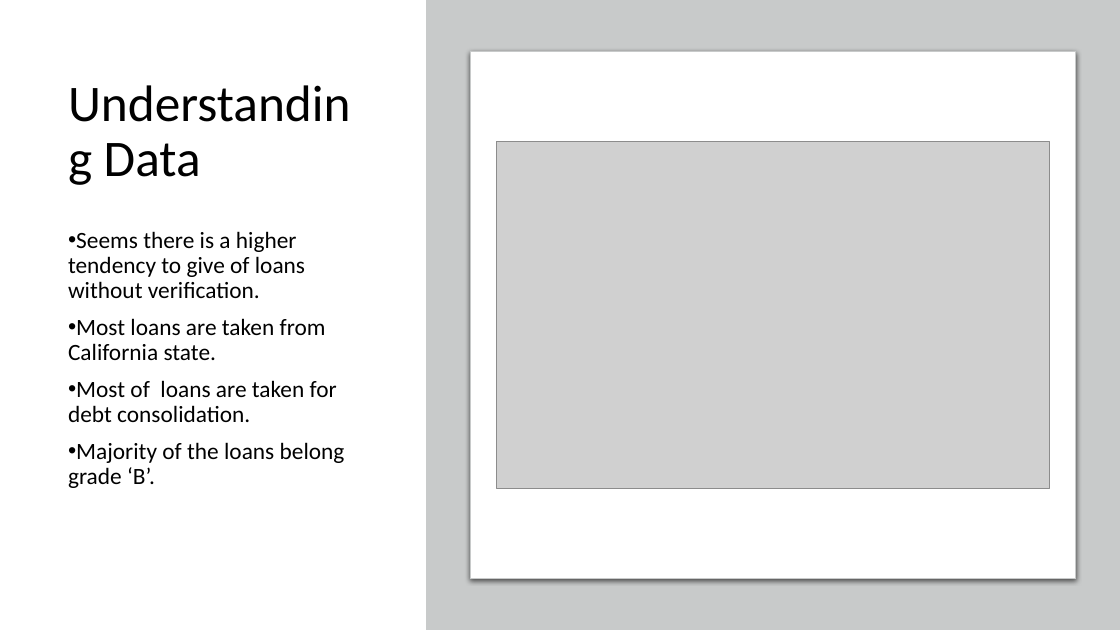
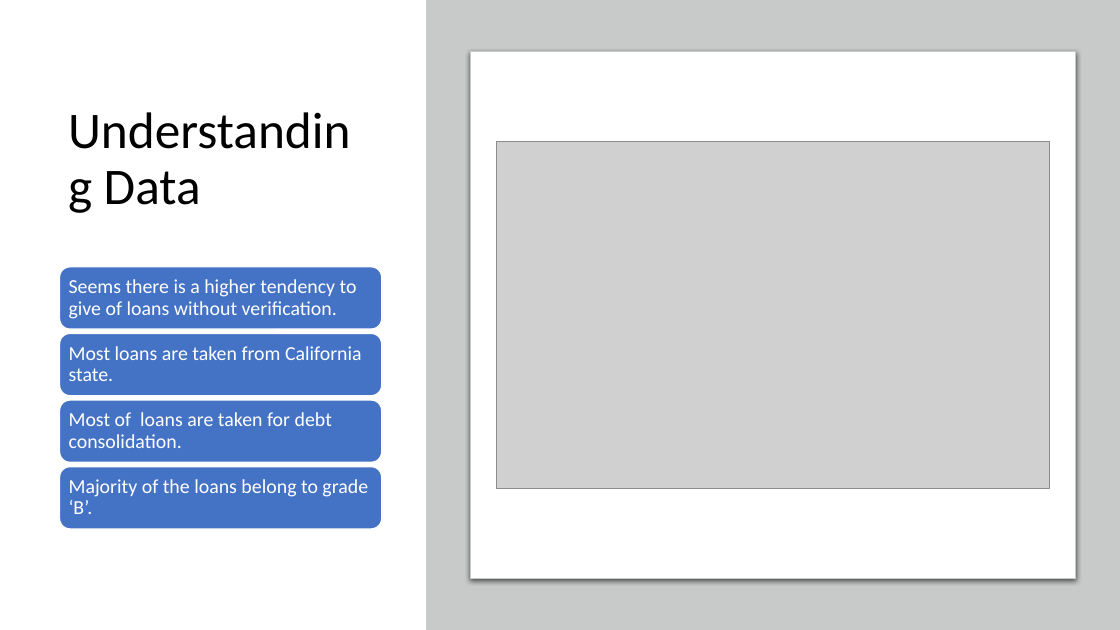
Before and after one commit to rramchan12/Lending-Club-EDA-CaseStudy, a slide deck: slide 7 of LendingClubCaseStudy.pptx. Drawn at 1120x630 pixels with LibreOffice and Linux fonts; fonts in the diff are those of the drawing; grey boxes stand for pictures; background and template pictures are left out. Boxes give left, top, right and bottom in pixels: in the first picture for what was removed or moved away, otherwise in the second. Text is boxed around its words. In the diff, an @@ line names an element or a change of style, - is before the commit and + after.

```diff
--- a/LendingClubCaseStudy.pptx
+++ b/LendingClubCaseStudy.pptx
@@ title "Understanding Data": place and size @@
-title "Understanding Data" at box(104, 143, 201, 177)
+title "Understanding Data" at box(104, 171, 201, 205)
@@ text removed at box(68, 231, 345, 488) @@
-• Seems there is a higher tendency to give of loans without verification.
-• Most loans are taken from California state.
-• Most of loans are taken for debt consolidation.
-• Majority of the loans belong grade ‘B’.
@@ group added at box(60, 267, 381, 529): 4 rounded rectangles, 4 texts @@
+Seems there is a higher tendency to give of loans without verification.
+Most loans are taken from California state.
+Most of loans are taken for debt consolidation.
+Majority of the loans belong to grade ‘B’.
```
Also in this commit, not shown: 11 other slides changed, 1 slide added, 7 slides removed, 3 other files.
